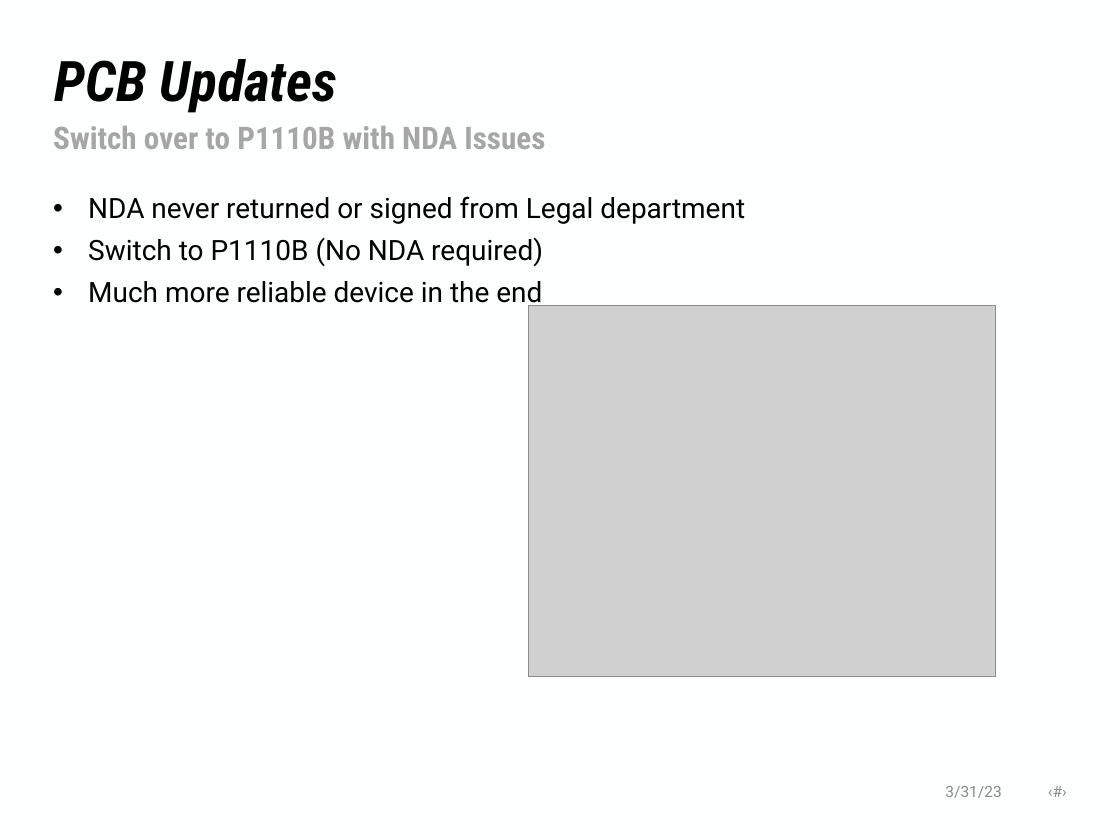
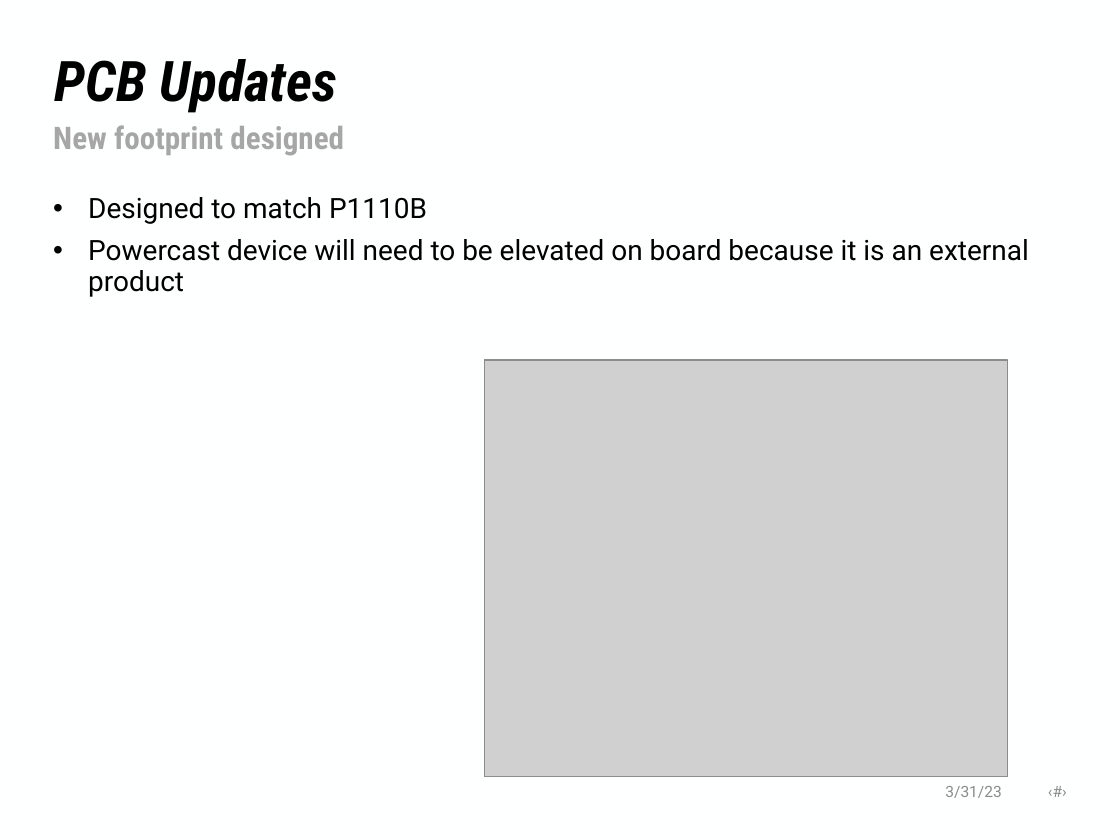
Before and after one commit to NHuang58/Biomedical_Device_PCB, a slide deck: slide 4 of Documentation/Slides/Week_31.pptx (slide 5 before the commit). Drawn at 1120x840 pixels with LibreOffice and Linux fonts; fonts in the diff are those of the drawing; grey boxes stand for pictures; background and template pictures are left out. Boxes give left, top, right and bottom in pixels: in the first picture for what was removed or moved away, otherwise in the second. Text is boxed around its words. In the diff, an @@ line names an element or a change of style, - is before the commit and + after.

```diff
--- a/Documentation/Slides/Week_31.pptx
+++ b/Documentation/Slides/Week_31.pptx
@@ text at (53,125,344,156): text changed @@
-Switch over to P1110B with NDA Issues
+New footprint designed
@@ text at (88,197,1029,297): text changed @@
-• NDA never returned or signed from Legal department
-• Switch to P1110B (No NDA required)
-• Much more reliable device in the end
+• Designed to match P1110B
+• Powercast device will need to be elevated on board because it is an external product
@@ picture: place and size @@
-picture at (529,306,996,676)
+picture at (485,360,1008,776)
```
Also in this commit, not shown: 6 other slides changed, 1 slide added, 1 slide removed, 13 other files.
